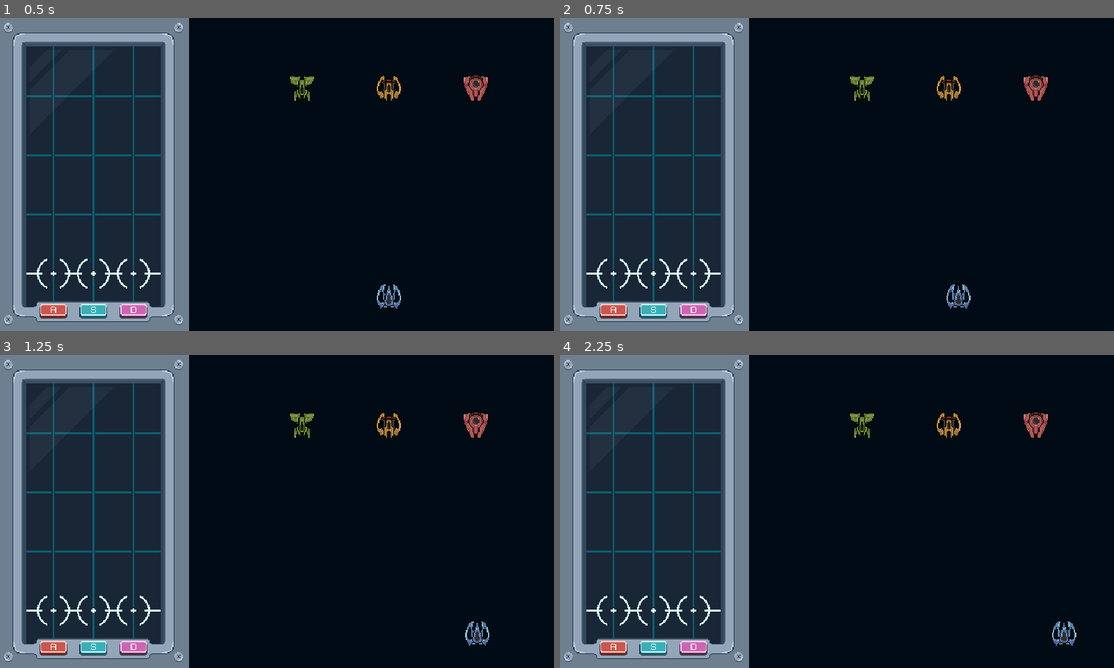
Above: before the commit, frames 1-4 (two rows, left to right).
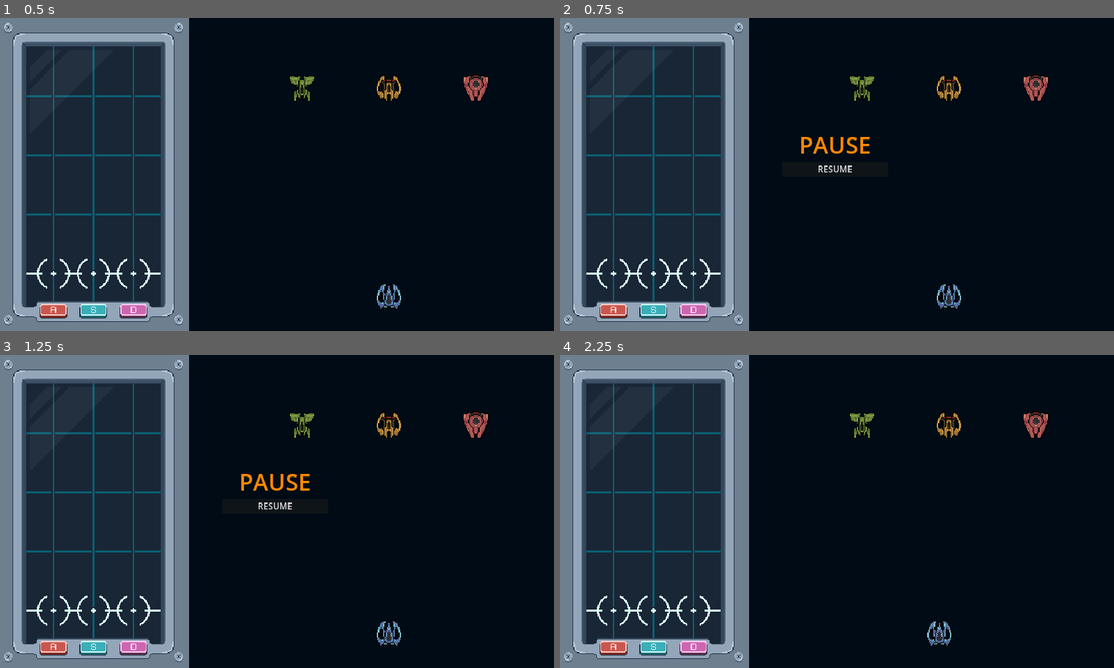
Above: after the commit, the same moments.

Repository: diego-acevedo/grabeaty
Game: Godot game, scene res://scenes/main.tscn
Same seed, same stepped clock (60 frames per second), same inputs: the game is played once before the commit and once after it.
Inputs (mouse positions are in pixels of both pictures, inside the frame that each line leads up to):
- Up to frame 1 (0.5 s): no input
- Up to frame 2 (0.75 s): tap Enter (Pause, bound only after the commit) at 0.5 s; hold Right (move_right) from 0.53 s (still down)
- Up to frame 3 (1.25 s): keep holding Right (move_right)
- Up to frame 4 (2.25 s): release Right (move_right) at 1.25 s; click (837, 505) at 1.25 s, where only the run after the commit has a clickable "RESUME"; tap Space at 2 s; hold Left (move_left) from 2.03 s (still down)

Frame 1 is identical in both runs. In frame 2, 0.7% of the frame differs, in the area x 43-75%, y 38-93%; in frame 3, 0.7%, in the area x 43-89%, y 38-93%; in frame 4, 0.4%.

Commit message:
:sparkles: feat: Add Pause Menu

Diff:
--- a/project.godot
+++ b/project.godot
@@ -57,6 +57,11 @@
 "events": [Object(InputEventKey,"resource_local_to_scene":false,"resource_name":"","device":-1,"window_id":0,"alt_press …(195 unchanged characters)…
 ]
 }
+Pause={
+"deadzone": 0.5,
+"events": [Object(InputEventKey,"resource_local_to_scene":false,"resource_name":"","device":-1,"window_id":0,"alt_pressed":false,"shift_pressed":false,"ctrl_pressed":false,"meta_pressed":false,"pressed":false,"keycode":0,"physical_keycode":4194309,"key_label":0,"unicode":0,"location":0,"echo":false,"script":null)
+]
+}
 
 [layer_names]
 
--- /dev/null
+++ b/scenes/MENUS/pause_menu.tscn
@@ -0,0 +1,39 @@
+[gd_scene load_steps=4 format=3 uid="uid://dhlbvlgq6cw2r"]
+
+[ext_resource type="Script" path="res://scripts/MENUS/pause_menu.gd" id="1_tuaf8"]
+
+[sub_resource type="LabelSettings" id="LabelSettings_iu8wj"]
+font_size = 80
+font_color = Color(1, 0.537255, 0, 1)
+
+[sub_resource type="Theme" id="Theme_m6q8d"]
+default_font_size = 30
+
+[node name="PauseMenu" type="CanvasLayer"]
+script = ExtResource("1_tuaf8")
+
+[node name="VBoxContainer" type="VBoxContainer" parent="."]
+anchors_preset = 8
+anchor_left = 0.5
+anchor_top = 0.5
+anchor_right = 0.5
+anchor_bottom = 0.5
+offset_left = -186.0
+offset_top = -160.0
+offset_right = 181.0
+offset_bottom = 177.0
+grow_horizontal = 2
+grow_vertical = 2
+size_flags_horizontal = 4
+size_flags_vertical = 4
+
+[node name="Pause" type="Label" parent="VBoxContainer"]
+layout_mode = 2
+text = "PAUSE"
+label_settings = SubResource("LabelSettings_iu8wj")
+horizontal_alignment = 1
+
+[node name="Resume" type="Button" parent="VBoxContainer"]
+layout_mode = 2
+theme = SubResource("Theme_m6q8d")
+text = "RESUME"
--- a/scenes/main.tscn
+++ b/scenes/main.tscn
@@ -1,8 +1,9 @@
-[gd_scene load_steps=4 format=3 uid="uid://bgg8locm7ra5i"]
+[gd_scene load_steps=5 format=3 uid="uid://bgg8locm7ra5i"]
 
 [ext_resource type="PackedScene" uid="uid://coftx1hc4aqyd" path="res://scenes/rythm/rythm.tscn" id="1_6eedq"]
 [ext_resource type="Script" path="res://scripts/main.gd" id="1_6r3ef"]
 [ext_resource type="PackedScene" uid="uid://bgg8kc0il1xyh" path="res://scenes/shooter/shooter.tscn" id="2_06ulc"]
+[ext_resource type="PackedScene" uid="uid://dhlbvlgq6cw2r" path="res://scenes/MENUS/pause_menu.tscn" id="4_q0r1c"]
 
 [node name="MAIN" type="Node2D"]
 scale = Vector2(3, 3)
@@ -14,3 +15,7 @@
 [node name="Shooter" parent="." instance=ExtResource("2_06ulc")]
 position = Vector2(450, 200)
 metadata/_edit_group_ = true
+
+[node name="PauseMenu" parent="." instance=ExtResource("4_q0r1c")]
+process_mode = 3
+visible = false
--- /dev/null
+++ b/scripts/MENUS/pause_menu.gd
@@ -0,0 +1,18 @@
+extends CanvasLayer
+
+@onready var resume: Button = $VBoxContainer/Resume
+
+# Called when the node enters the scene tree for the first time.
+func _ready() -> void:
+	resume.pressed.connect(_on_resume_pressed)
+
+
+# Called every frame. 'delta' is the elapsed time since the previous frame.
+func _input(event: InputEvent) -> void:
+	if event.is_action_pressed("Pause"):
+		visible = not visible
+		get_tree().paused = visible
+
+func _on_resume_pressed() -> void:
+	hide()
+	get_tree().paused = false
--- a/scripts/shooter/characters/enemy.gd
+++ b/scripts/shooter/characters/enemy.gd
@@ -7,7 +7,6 @@
 	scale.y = -1
 
 
-
 func take_damage(amount):
 	health = health - amount #daño que le quita
 	if health <= 0:
